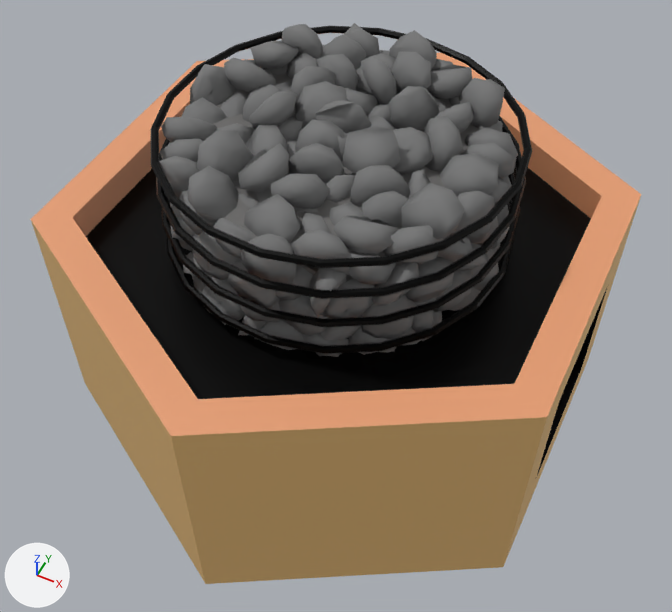
Renders of the Blender file models/stove.blend from each side of a commit.
Camera for both pictures: a 50 mm camera at (0.805, -1.633, 2.331) aimed at (0.035, -0.093, 0.406). The axes (+X, +Y, +Z) are drawn at lower left. The lights are the same throughout. The same objects are shown in both versions, whatever each file hides.

Before the edit, the objects in view are built like this:
```python
mat_material_004 = principled_material('Material.004')
mat_material_004.base_color = (0.801, 0.5, 0.189)  # beige #e7bb78
me_torus = bpy.data.meshes.new('Torus')
me_torus.from_pydata(...)  # 5799 vertices, 4810 faces, 60 loose edges; spans x -0.69..0.69, y -0.8..0.8, z -0.66..0.36
# faces by material slot: [594, 10, 12, 4176, 18]
me_torus.materials.append(mat_material_003)  # black #1e1e1e
me_torus.materials.append(mat_material_004)  # beige #e7bb78
me_torus.materials.append(mat_material_005)  # orange #e79e73
me_torus.materials.append(mat_material_002)  # grey #777777
me_torus.materials.append(mat_material_001)  # dark grey #6d6b6a
ob_torus = bpy.data.objects.new('Torus', me_torus)
ob_torus.location = (0.0, 0.0, 0.643)
```
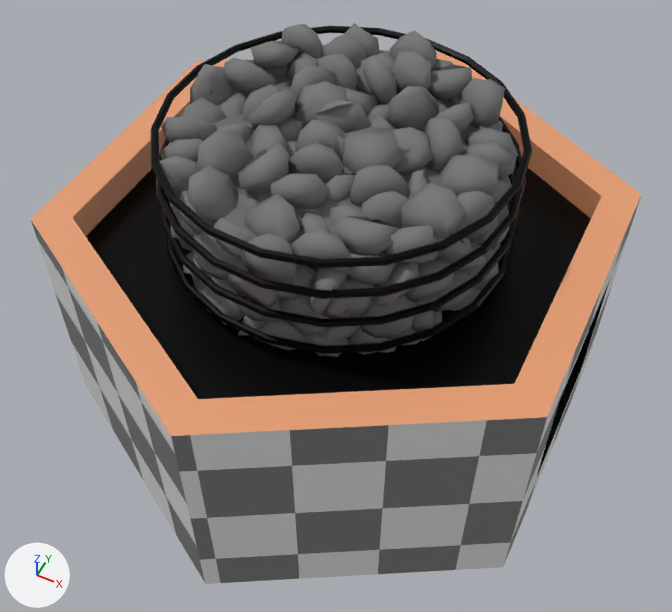
Pixel boxes (x1, y1, x2, y2) of what changed, in the pictures (672 x 612 px):
'Torus', surface changed (brown to grey)
    both: (31, 198, 640, 584)

Edits to the bpy script that builds the scene:
```text
Change mat_material_004:
    where n0 = _N.new('ShaderNodeBsdfPrincipled'); n0.name = 'Principled BSDF'
    remove n0.inputs[0].default_value = (0.801, 0.5, 0.189, 1.0)  # 'Base Color', beige #e7bc78
    add n2 = _N.new('ShaderNodeTexChecker'); n2.name = 'Checker Texture'
    add n2.inputs[3].default_value = 10.0  # 'Scale'
    add n3 = _N.new('ShaderNodeTexCoord'); n3.name = 'Texture Coordinate'
    add _L.new(n3.outputs[2], n2.inputs[0])  # 'UV' to 'Vector'
    add _L.new(n2.outputs[0], n0.inputs[0])  # 'Color' to 'Base Color'
```
